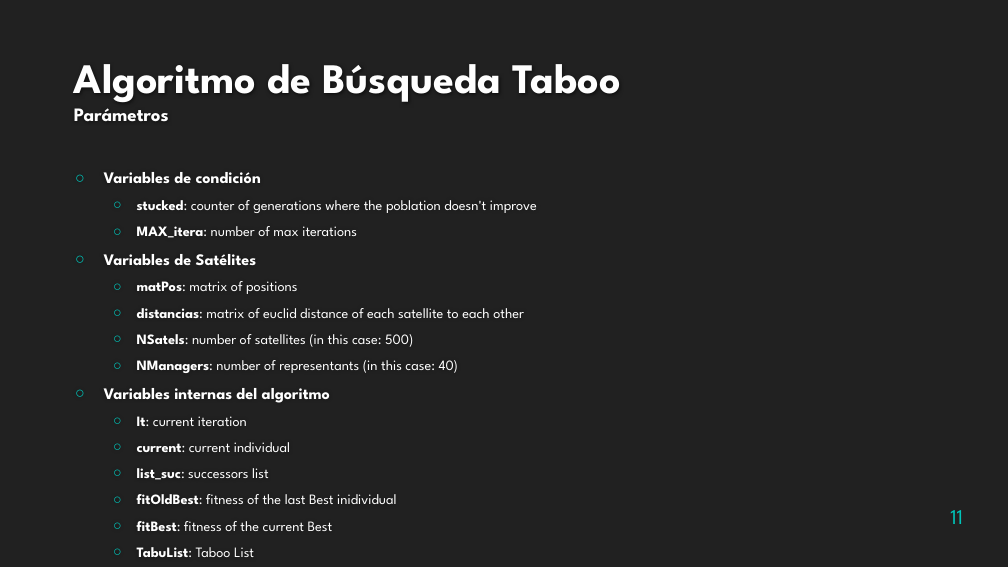
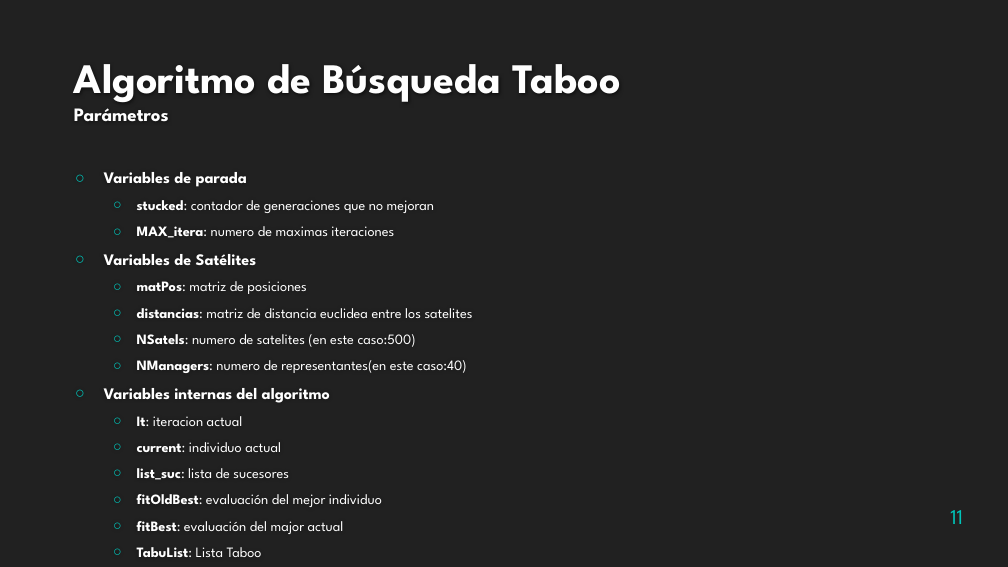
Before and after one commit to rafaroman18/SatellitesIS, a slide deck: slide 11 of TrabajoSI.pptx. Drawn at 1008x567 pixels with LibreOffice and Linux fonts; fonts in the diff are those of the drawing; background and template pictures are left out. Boxes give left, top, right and bottom in pixels: in the first picture for what was removed or moved away, otherwise in the second. Text is boxed around its words. In the diff, an @@ line names an element or a change of style, - is before the commit and + after.

```diff
--- a/TrabajoSI.pptx
+++ b/TrabajoSI.pptx
@@ text at <box>137,172,434,238</box>: text changed @@
-○ Variables de condición
-  ○ stucked: counter of generations where the poblation doesn't improve
-  ○ MAX_itera: number of max iterations
+○ Variables de parada
+  ○ stucked: contador de generaciones que no mejoran
+  ○ MAX_itera: numero de maximas iteraciones
@@ text at <box>137,281,473,373</box>: text changed @@
-  ○ matPos: matrix of positions
-  ○ distancias: matrix of euclid distance of each satellite to each other
-  ○ NSatels: number of satellites (in this case: 500)
-  ○ NManagers: number of representants (in this case: 40)
+  ○ matPos: matriz de posiciones
+  ○ distancias: matriz de distancia euclidea entre los satelites
+  ○ NSatels: numero de satelites (en este caso:500)
+  ○ NManagers: numero de representantes(en este caso:40)
@@ text at <box>137,416,382,534</box>: text changed @@
-  ○ It: current iteration
-  ○ current: current individual
-  ○ list_suc: successors list
-  ○ fitOldBest: fitness of the last Best inidividual
-  ○ fitBest: fitness of the current Best
-  ○ TabuList: Taboo List
+  ○ It: iteracion actual
+  ○ current: individuo actual
+  ○ list_suc: lista de sucesores
+  ○ fitOldBest: evaluación del mejor individuo
+  ○ fitBest: evaluación del major actual
+  ○ TabuList: Lista Taboo
```
